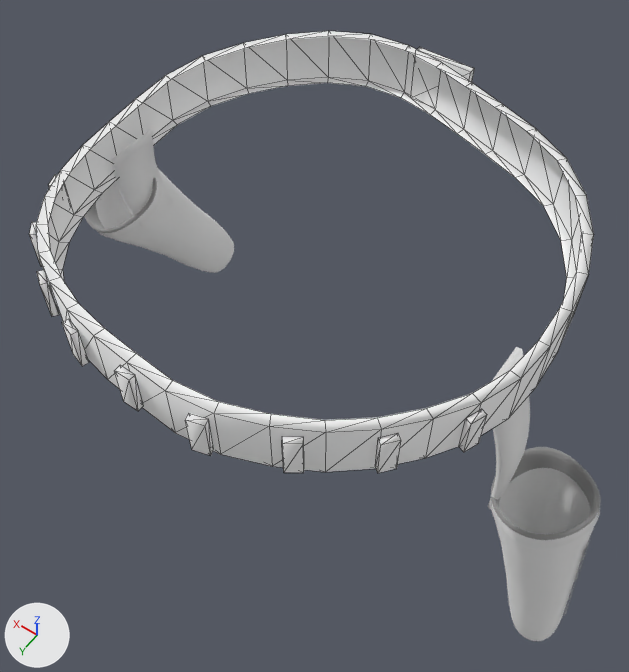
What one commit did to the glTF model public/experiments/out-west/3d/native-v2/equipment/holster.tooled-floral.pair.glb.
The view is the same before and after, from a camera (50 mm lens) standing at (-0.256, 0.442, 1.364) and looking at (0.003, 0.08, 0.795). The lights are fixed; the arrows at lower left show +X, +Y and +Z. The first picture is the older version. Mesh edges are drawn as thin lines on the coarser meshes. Where no turn or scale is listed for an object, it has been applied to the vertices. Vertices at exactly the same position are counted once.

Names of what the first picture shows: 'native.skin-part.75.0', 'native.skin-part.75.1'.
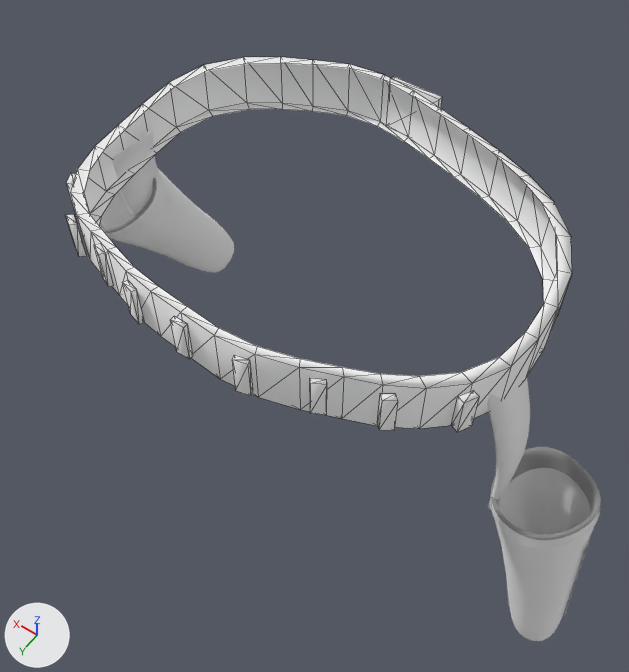
Patch to the scene script:
```diff
--- a/public/experiments/out-west/3d/native-v2/equipment/holster.tooled-floral.pair.glb.py
+++ b/public/experiments/out-west/3d/native-v2/equipment/holster.tooled-floral.pair.glb.py
@@ me_skin_part_0 @@
 # used by ob_native_skin_part_75_0; location = (0.0, 0.0, 0.003)
-me_skin_part_0.from_pydata(...)  # 224 vertices, 336 faces; spans x -0.184..0.194, y -0.103..0.269, z 0.885..0.955
+me_skin_part_0.from_pydata(...)  # 224 vertices, 336 faces; spans x -0.176..0.185, y -0.058..0.221, z 0.885..0.955
+# me_skin_part_0 part 1: the loose piece of 8 vertices spanning x -0.02..0.03, y -0.103..-0.097, z 0.91..0.955 is scaled about its middle by (0.882, 0.749, 1), then moved by (-0.001, 0.044, 0.0)
+# me_skin_part_0 part 2: the loose piece of 8 vertices spanning x 0.176..0.185, y 0.152..0.165, z 0.895..0.927 is moved by (-0.009, -0.009, 0.0)
+# me_skin_part_0 part 3: the loose piece of 8 vertices spanning x 0.099..0.112, y 0.232..0.243, z 0.908..0.941 is scaled about its middle by (0.882, 0.667, 1), then moved by (-0.012, -0.04, 0.0)
+# me_skin_part_0 part 4: the loose piece of 8 vertices spanning x 0.051..0.064, y 0.255..0.263, z 0.914..0.946 is scaled about its middle by (0.882, 0.749, 1), then moved by (-0.007, -0.045, 0.0)
+# me_skin_part_0 part 5: the loose piece of 8 vertices spanning x -0.001..0.011, y 0.263..0.268, z 0.916..0.949 is moved by (-0.001, -0.047, 0.0)
+# me_skin_part_0 part 6: the loose piece of 8 vertices spanning x -0.055..-0.042, y 0.261..0.269, z 0.914..0.946 is moved by (0.006, -0.047, 0.0)
+# me_skin_part_0 part 7: the loose piece of 8 vertices spanning x -0.105..-0.092, y 0.237..0.247, z 0.908..0.941 is scaled about its middle by (0.882, 0.743, 1), then moved by (0.012, -0.041, 0.0)
+# me_skin_part_0 part 8: the loose piece of 8 vertices spanning x -0.176..-0.167, y 0.153..0.166, z 0.895..0.927 is scaled about its middle by (1.2, 0.841, 1), then moved by (0.011, -0.01, 0.0)
+# me_skin_part_0 part 9: 160 of 224 vertices moved; they spanned x -0.184..0.194, y -0.101..0.264, z 0.885..0.955 and now span x -0.176..0.185, y -0.056..0.217, z 0.885..0.955; mean shift (0.0, -0.004, 0.0); largest move (-0.026, 0.264, 0.909) -> (-0.023, 0.217, 0.909)
 me_skin_part_0.materials.append(mat_dyeable)
```

Pixel boxes [x1, y1, x2, y2] of what changed, in the pictures (629 x 672 px; the box of a moved part takes in the faces that stretch with it):
'native.skin-part.75.0', reshaped (10% narrower, 15% shorter)
    before: [29, 31, 594, 473]
    after: [66, 57, 572, 432]
part 1 of me_skin_part_0, moved or reshaped
    before: [411, 47, 474, 103]
    after: [386, 76, 442, 131]
part 2 of me_skin_part_0, moved or reshaped (mostly hidden before)
    before: [48, 174, 57, 188]
    after: [66, 173, 76, 214]
part 3 of me_skin_part_0, moved or reshaped
    before: [37, 270, 59, 316]
    after: [94, 244, 114, 286]
part 4 of me_skin_part_0, moved or reshaped
    before: [62, 319, 89, 366]
    after: [122, 280, 145, 324]
part 5 of me_skin_part_0, moved or reshaped
    before: [114, 365, 144, 411]
    after: [171, 316, 193, 359]
part 6 of me_skin_part_0, moved or reshaped
    before: [185, 413, 214, 455]
    after: [232, 355, 253, 396]
part 7 of me_skin_part_0, moved or reshaped
    before: [282, 436, 304, 473]
    after: [310, 378, 327, 415]
part 8 of me_skin_part_0, moved or reshaped
    before: [459, 409, 487, 452]
    after: [451, 390, 480, 432]
part 9 of me_skin_part_0, moved or reshaped
    before: [29, 31, 594, 473]
    after: [66, 57, 572, 430]
